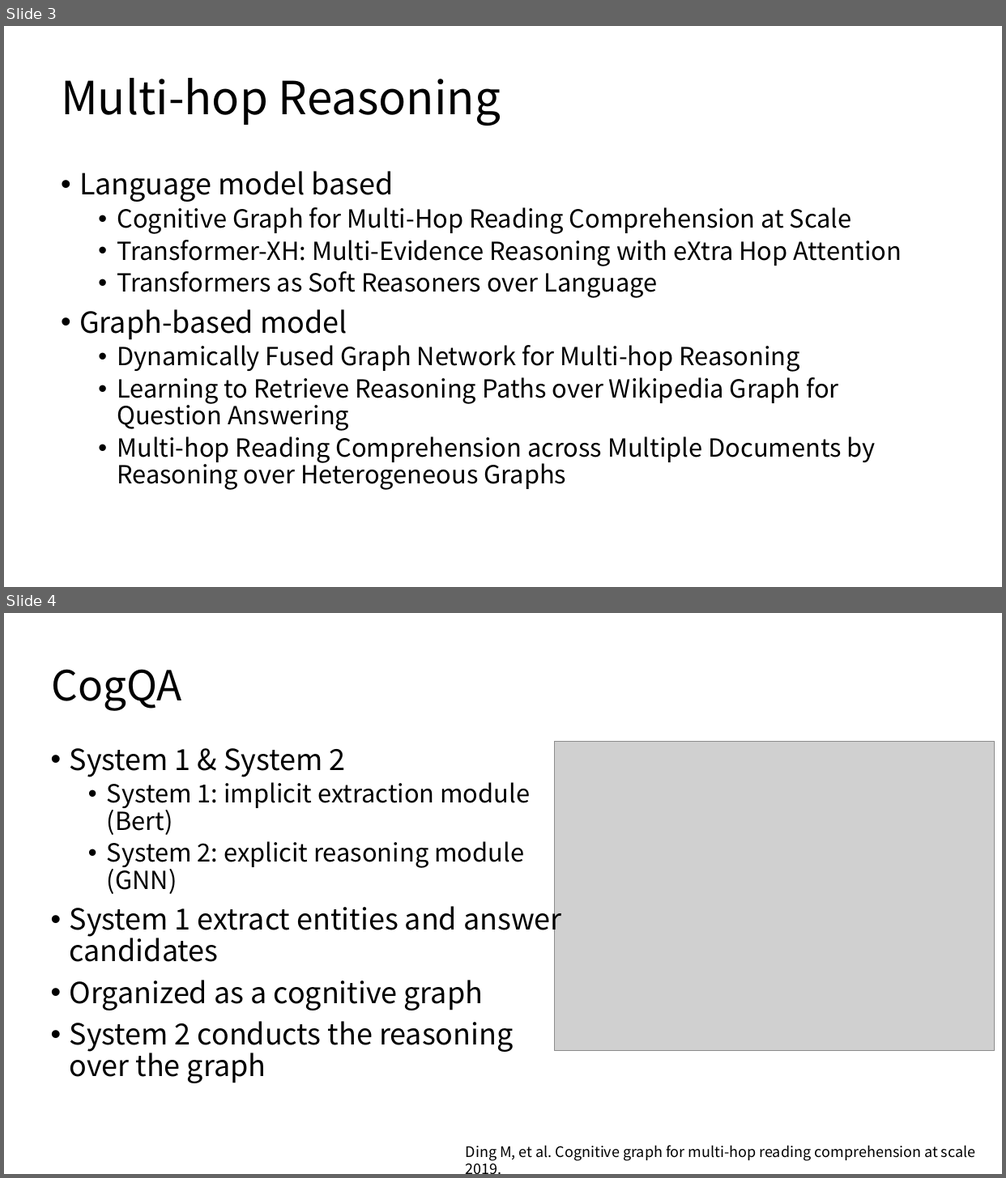
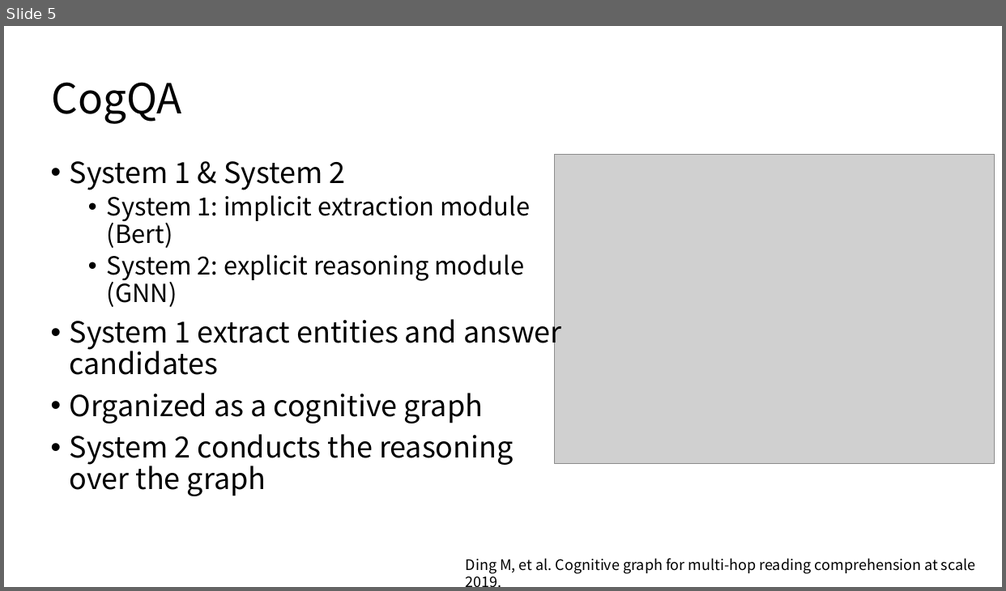
Before and after one commit to JamesHujy/TRPapers, a slide deck: slides/Survey_week1_hujinyi.pptx. Shown one above the other, each under a label of ours: slides 3 and 4 before the commit, slide 5 after it. The pictures are 1006x1178 and 1006x591 pixels, drawn with LibreOffice and Linux fonts; fonts in the diff are those of the drawing; grey boxes stand for pictures. Boxes give left, top, right and bottom in pixels: in the first picture for what was removed or moved away, otherwise in the second. Text is boxed around its words. In the diff, an @@ line names an element or a change of style, - is before the commit and + after.

```diff
--- a/slides/Survey_week1_hujinyi.pptx
+++ b/slides/Survey_week1_hujinyi.pptx
@@ slide 3 removed at (4,26,1002,587), background #FFFFFF @@
@@ title removed at (61,78,501,126) @@
-Multi-hop Reasoning
@@ text removed at (79,171,902,490) @@
-• Language model based
-  • Cognitive Graph for Multi-Hop Reading Comprehension at Scale
-  • Transformer-XH: Multi-Evidence Reasoning with eXtra Hop Attention
-  • Transformers as Soft Reasoners over Language
-• Graph-based model
-  • Dynamically Fused Graph Network for Multi-hop Reasoning
-  • Learning to Retrieve Reasoning Paths over Wikipedia Graph for Question Answering
-  • Multi-hop Reading Comprehension across Multiple Documents by Reasoning over Heterogeneous Graphs
@@ what was slide 4 is now slide 5 @@
```
Also in this commit, not shown: 6 slides changed, 7 slides added, 2 other slides removed.
